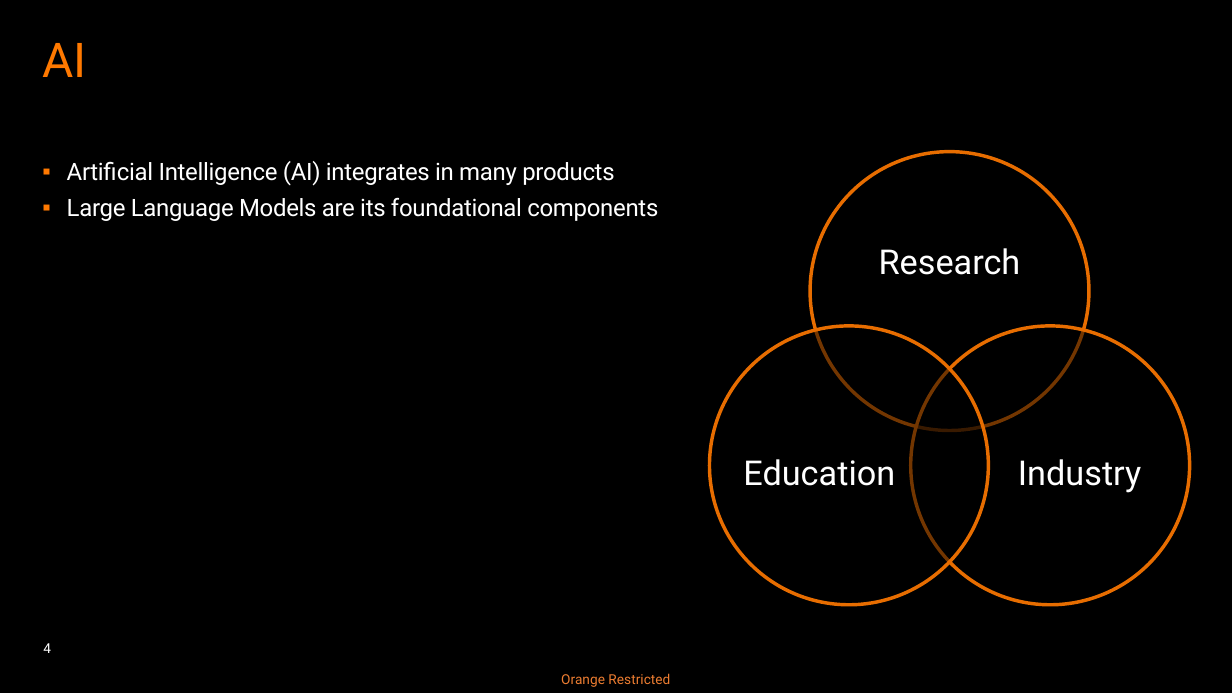
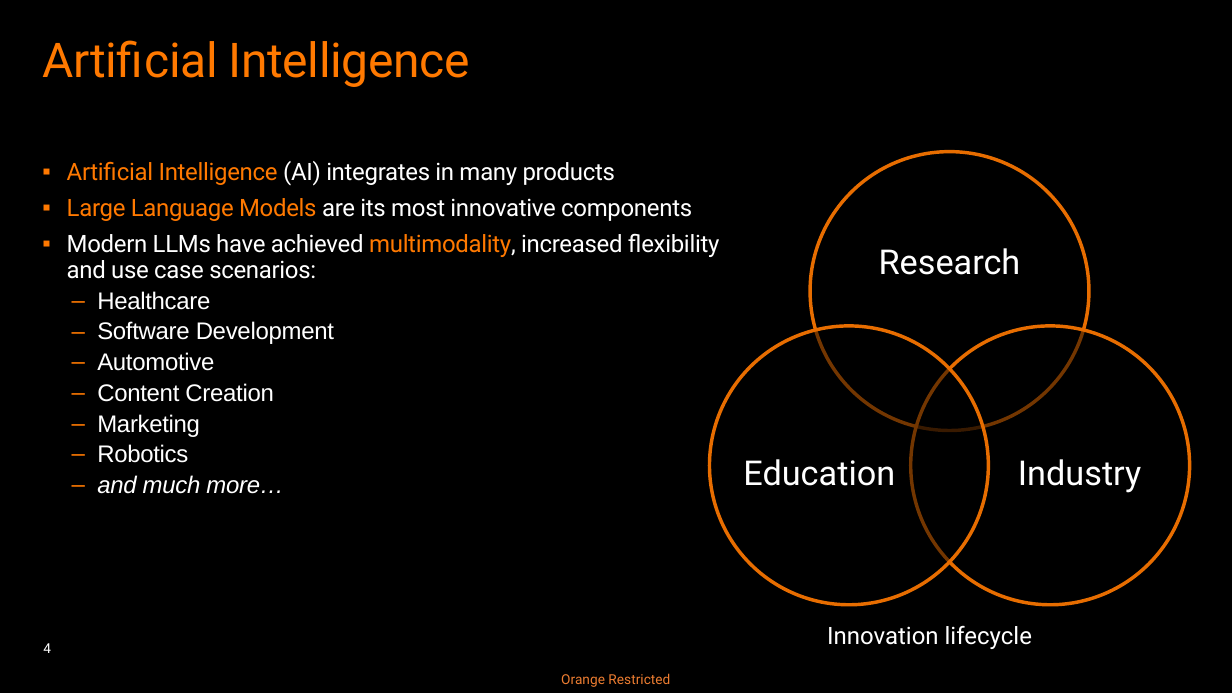
Before and after one commit to basavyr/peft-training, a slide deck: slide 4 of presentation/LORA-RPoenaru.pptx. Drawn at 1232x693 pixels with LibreOffice and Linux fonts; fonts in the diff are those of the drawing. Boxes give left, top, right and bottom in pixels: in the first picture for what was removed or moved away, otherwise in the second. Text is boxed around its words. In the diff, an @@ line names an element or a change of style, - is before the commit and + after.

```diff
--- a/presentation/LORA-RPoenaru.pptx
+++ b/presentation/LORA-RPoenaru.pptx
@@ title at box(42, 40, 470, 87): text changed @@
-AI
+Artificial Intelligence
@@ text at box(67, 161, 615, 186): text colour #FFFFFF to #FF7900 in "Artificial Intelligence" @@
@@ text at box(67, 198, 720, 494): text changed @@
-    ▪ Large Language Models are its foundational components
+    ▪ Large Language Models are its most innovative components
+    ▪ Modern LLMs have achieved multimodality, increased flexibility and use case scenarios:
+      – Healthcare
+      – Software Development
+      – Automotive
+      – Content Creation
+      – Marketing
+      – Robotics
+      – and much more…
@@ text added at box(827, 625, 1032, 649), 14 pt, text #FFFFFF @@
+Innovation lifecycle
```
Also in this commit, not shown: 1 other slide changed.
